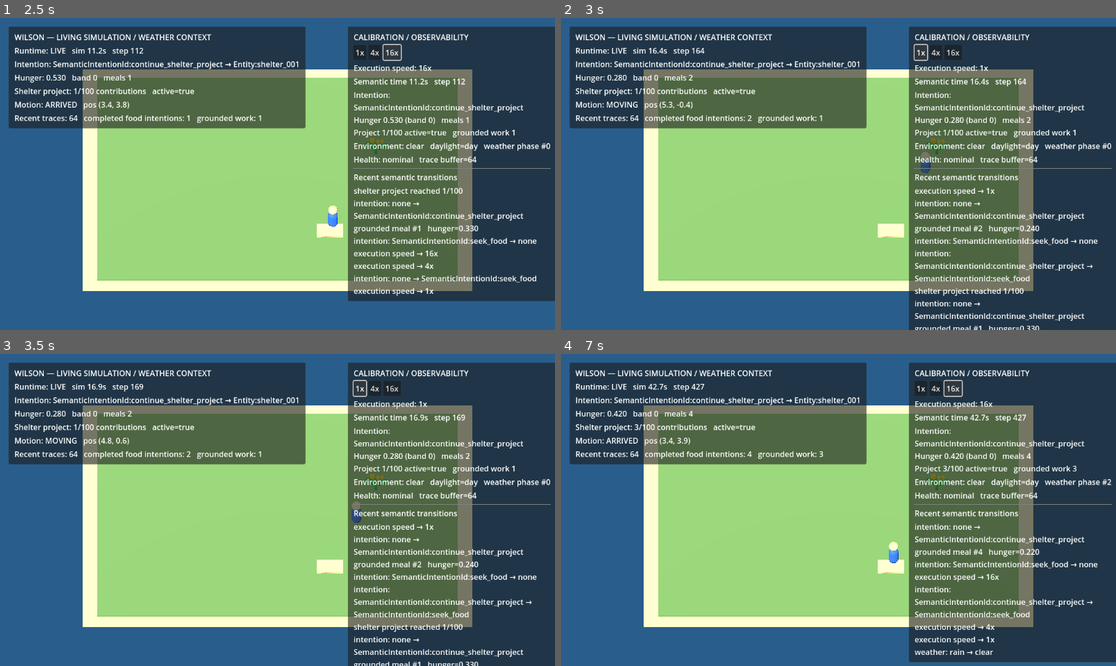
Above: before the commit, frames 1-4 (two rows, left to right).
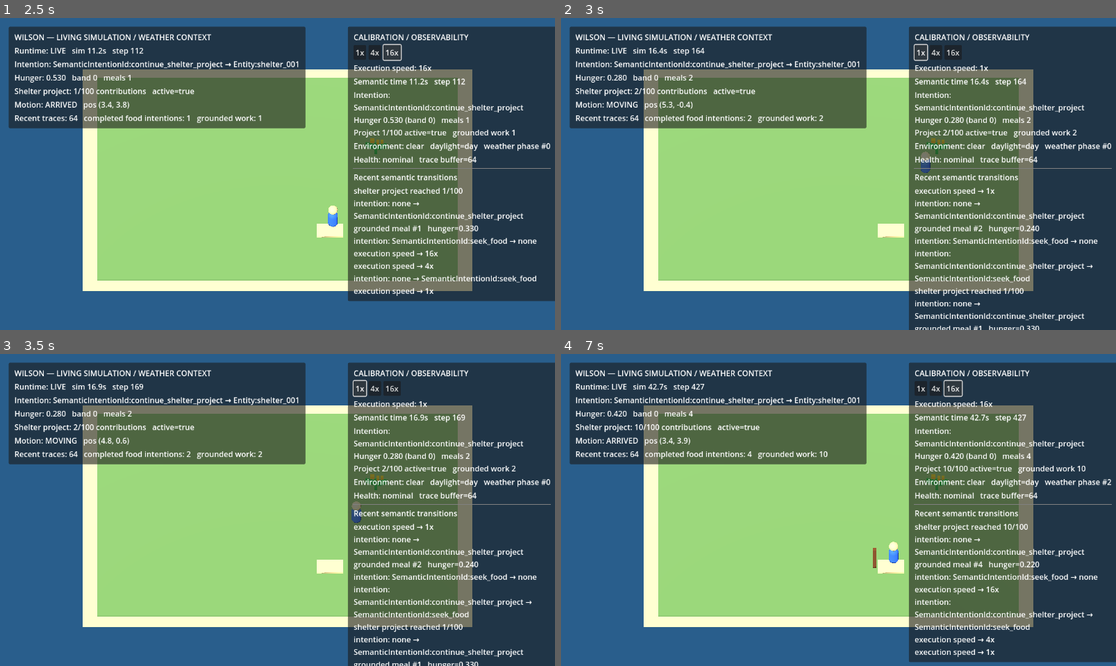
Above: after the commit, the same moments.

Repository: RrR2010/wilson-shipwrecked
Game: Godot game, scene res://tools/living_simulation/living_simulation.tscn
The game is run twice, just before and just after one commit, with the same random seed, the same clock (stepped at 60 frames per second) and the same inputs. The project has no main scene, so this scene is started directly.
Inputs:
- Up to frame 1 (2.5 s): click "1x" at 0.5 s; click "4x" at 1.25 s; click "16x" at 2 s
- Up to frame 2 (3 s): click "1x" at 2.75 s
- Up to frame 3 (3.5 s): no input
- Up to frame 4 (7 s): click "4x" at 3.5 s; click "16x" at 4.25 s; click "1x" at 5 s; click "4x" at 5.75 s; click "16x" at 6.5 s

Frame 1 is identical in both runs. In frame 2, less than 0.1% of the frame differs, in the area x 13-93%, y 22-38%; in frame 3, less than 0.1%; in frame 4, 3.2%, in the area x 13-97%, y 22-98%.

Commit message:
fix: allow repeated actions after intention action completes

Diff:
--- a/src/application/simulation/interrupting_decision_commit_coordinator.gd
+++ b/src/application/simulation/interrupting_decision_commit_coordinator.gd
@@ -8,10 +8,11 @@
 ## still owns CurrentIntentionStore mutation; this bridge only prevents a replaced
 ## intention from leaving a second active execution behind.
 ##
-## Reconsidering into the exact same semantic intention + bindings is continuity,
-## not a fresh commitment. Preserving the existing CurrentIntentionState also
-## preserves selected_step_id, so execution identity cannot fork merely because a
-## context/drive trigger asked Wilson to reconsider what he was already doing.
+## Reconsidering into the exact same semantic intention + bindings while an action
+## is still active is continuity, not a fresh commitment. Once that action becomes
+## terminal, active_execution_id() is empty and the same semantic intention may be
+## committed again with a fresh selected_step_id so a repeated action cycle can
+## begin without forking concurrent executions.
 
 var _activity_query
 var _action_execution
@@ -36,22 +37,24 @@
 
 	var current = _activity_query.current_intention()
 	var selected = decision_result.selected_candidate
+	var execution_id: StringName = _activity_query.active_execution_id()
+
 	if current != null and _same_intention_state(current, selected):
-		return MutationResult.success(&"current_intention_continued", current)
+		if execution_id != &"":
+			return MutationResult.success(&"current_intention_continued", current)
+		return _decision_commit.apply(decision_result, step_id)
 
-	if current != null:
-		var execution_id: StringName = _activity_query.active_execution_id()
-		if execution_id != &"":
-			if not _action_execution.can_interrupt(execution_id):
-				return MutationResult.failure(
-					&"active_execution_not_interruptible",
-					["Cannot replace %s while execution %s is not interruptible" % [current.intention_id.sort_key(), String(execution_id)]] as Array[String]
-				)
-			if not _action_execution.interrupt(execution_id):
-				return MutationResult.failure(
-					&"active_execution_interruption_failed",
-					["Failed to interrupt execution %s before intention replacement" % String(execution_id)] as Array[String]
-				)
+	if current != null and execution_id != &"":
+		if not _action_execution.can_interrupt(execution_id):
+			return MutationResult.failure(
+				&"active_execution_not_interruptible",
+				["Cannot replace %s while execution %s is not interruptible" % [current.intention_id.sort_key(), String(execution_id)]] as Array[String]
+			)
+		if not _action_execution.interrupt(execution_id):
+			return MutationResult.failure(
+				&"active_execution_interruption_failed",
+				["Failed to interrupt execution %s before intention replacement" % String(execution_id)] as Array[String]
+			)
 
 	return _decision_commit.apply(decision_result, step_id)
 
